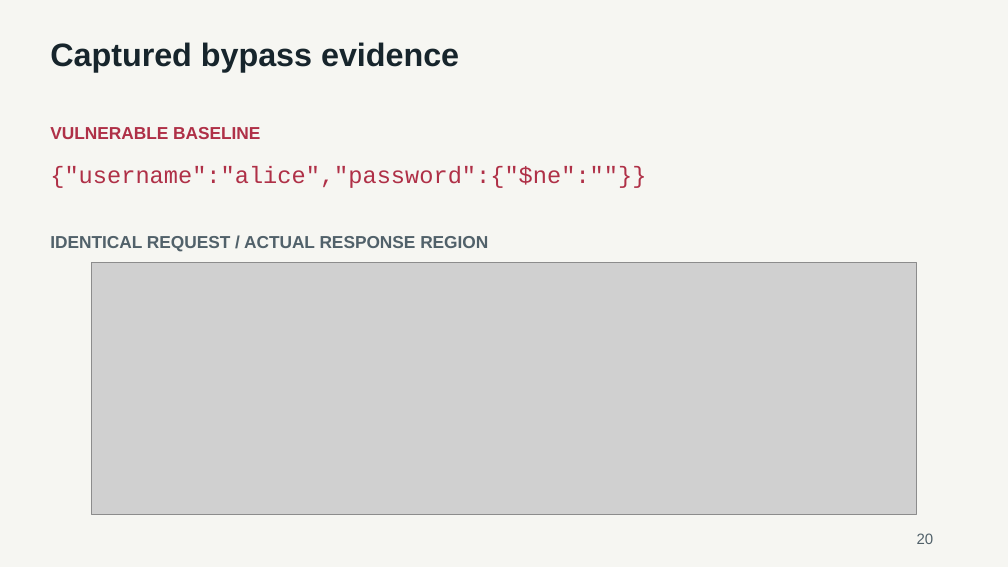
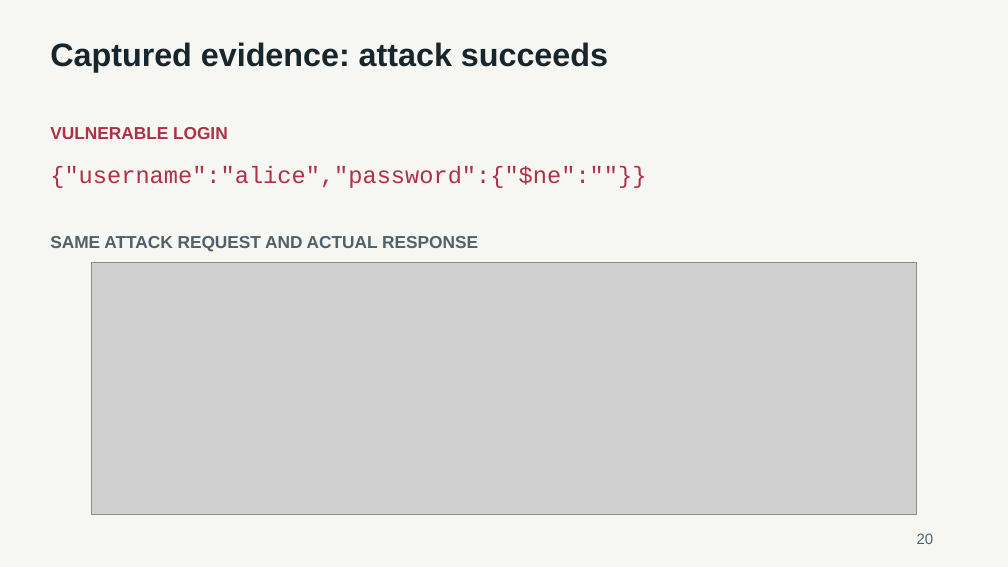
Before and after one commit to Qingyu255/CS440-Project, a slide deck: slide 20 of deliverables/CS440-NoSQL-Injections-Final-Deck.pptx. Drawn at 1008x567 pixels with LibreOffice and Linux fonts; fonts in the diff are those of the drawing; grey boxes stand for pictures. Boxes give left, top, right and bottom in pixels: in the first picture for what was removed or moved away, otherwise in the second. Text is boxed around its words. In the diff, an @@ line names an element or a change of style, - is before the commit and + after.

Commit message:
Clarify experiment outcomes and safe login flow

```diff
--- a/deliverables/CS440-NoSQL-Injections-Final-Deck.pptx
+++ b/deliverables/CS440-NoSQL-Injections-Final-Deck.pptx
@@ text at box(50, 42, 608, 73): text changed @@
-Captured bypass evidence
+Captured evidence: attack succeeds
@@ text at box(50, 127, 228, 139): text changed @@
-VULNERABLE BASELINE
+VULNERABLE LOGIN
@@ text at box(50, 236, 478, 252): text changed @@
-IDENTICAL REQUEST / ACTUAL RESPONSE REGION
+SAME ATTACK REQUEST AND ACTUAL RESPONSE
```
Also in this commit, not shown: 12 other slides changed, 9 other files.
